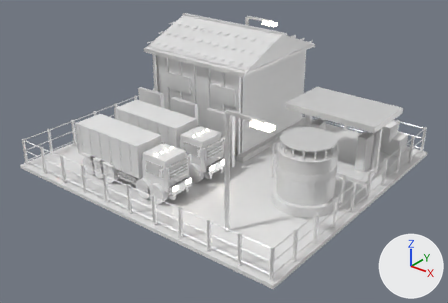
The FBX model Assets/Art/KayseriIsland/Models/Coal/Phase2/Fleet_P2.fbx: old version first, new version second.
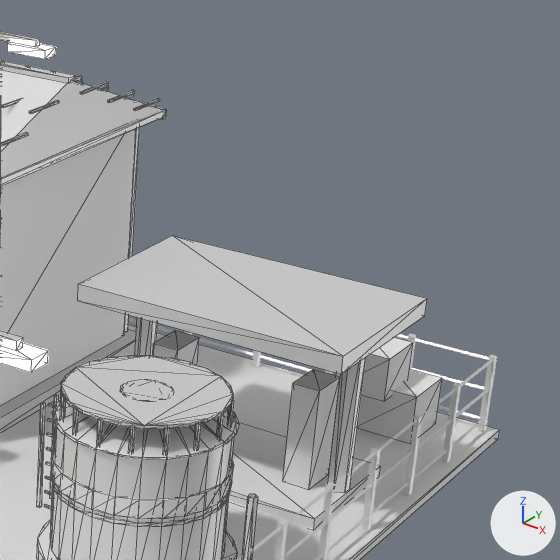
Each version is shown whole from a camera (50 mm lens) standing at (-0.14, -67.91, 35.06) and looking at (-29.27, -31.5, 12.49), then close up on the part from 58% to 100% of the width and 2% to 65% of the height. Every picture has the same lights, and +X, +Y and +Z are marked at lower right. The older version's two pictures come first. The close-ups show mesh edges as thin lines. Where no turn or scale is listed for an object, it has been applied to the vertices. Vertices at exactly the same position are counted once.

In view in the first close-up: 'Fleet.Crates', 'Fleet.Fence', 'Fleet.FuelIsland', 'Fleet.FuelTank', 'Fleet.Garage', 'Fleet.Lamp0', 'Fleet.Lamp1', 'Fleet.Yard'.
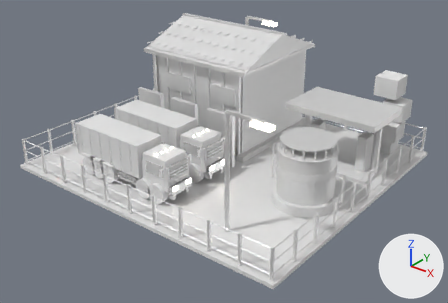
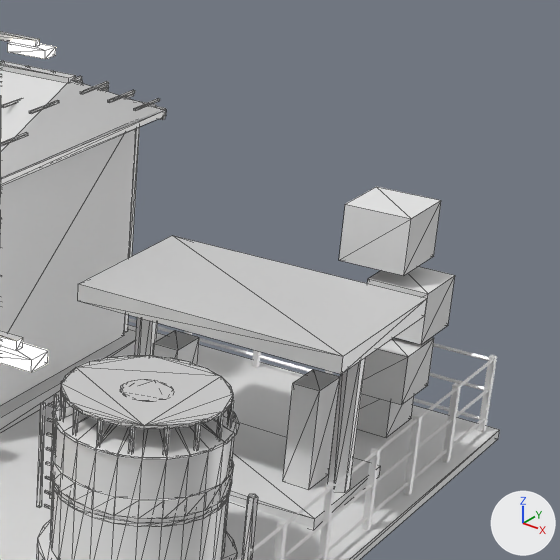
Diff of the bpy script that builds the scene:
```diff
--- a/Assets/Art/KayseriIsland/Models/Coal/Phase2/Fleet_P2.fbx.py
+++ b/Assets/Art/KayseriIsland/Models/Coal/Phase2/Fleet_P2.fbx.py
@@ me_fleet_crates_001 @@
 # used by ob_fleet_crates; location = (-20.0, -20.0, 11.04)
-me_fleet_crates_001.from_pydata(...)  # 16 vertices, 24 faces; spans x -1.0..1.34, y -1.08..1.18, z 0.0..2.68
+me_fleet_crates_001.from_pydata(...)  # 32 vertices, 48 faces; spans x -1.47..1.25, y -1.34..1.29, z 0.0..6.83
+# me_fleet_crates_001 part 1: a new loose piece, a box spanning x -1.12..0.6, y -0.66..1.06, z 0.0..1.46, in mat_wood_lt (white #e7e7e7)
+# me_fleet_crates_001 part 2: the loose piece of 8 vertices spanning x -0.43..1.34, y -0.59..1.18, z 0.0..1.5 is moved by (-0.12, -0.75, 1.5)
+# me_fleet_crates_001 part 3: a new loose piece, a box spanning x -0.6..1.25, y -0.55..1.29, z 3.14..4.7, in mat_wood_lt (white #e7e7e7)
+# me_fleet_crates_001 part 4: a new loose piece, a box spanning x -1.47..0.54, y -0.73..1.28, z 5.12..6.83, in mat_wood_lt (white #e7e7e7)
+# me_fleet_crates_001 part 5: the loose piece of 8 vertices spanning x -1.0..0.58, y -1.08..0.49, z 1.34..2.68 is deleted
 me_fleet_crates_001.materials.append(mat_wood_lt)
```

Changed parts and their boxes (x1, y1, x2, y2) in the close-ups (560 x 560 px; the box of a moved part takes in the faces that stretch with it):
'Fleet.Crates', reshaped (13% wider, 133% taller)
    before: (336, 337, 442, 444)
    after: (335, 187, 455, 438)
part 1 of me_fleet_crates_001, added
    after: (335, 381, 414, 438)
part 2 of me_fleet_crates_001, moved or reshaped
    before: (357, 369, 442, 444)
    after: (361, 337, 434, 405)
part 3 of me_fleet_crates_001, added
    after: (367, 266, 455, 344)
part 4 of me_fleet_crates_001, added
    after: (339, 187, 441, 276)
part 5 of me_fleet_crates_001, deleted
    before: (336, 337, 413, 401)
